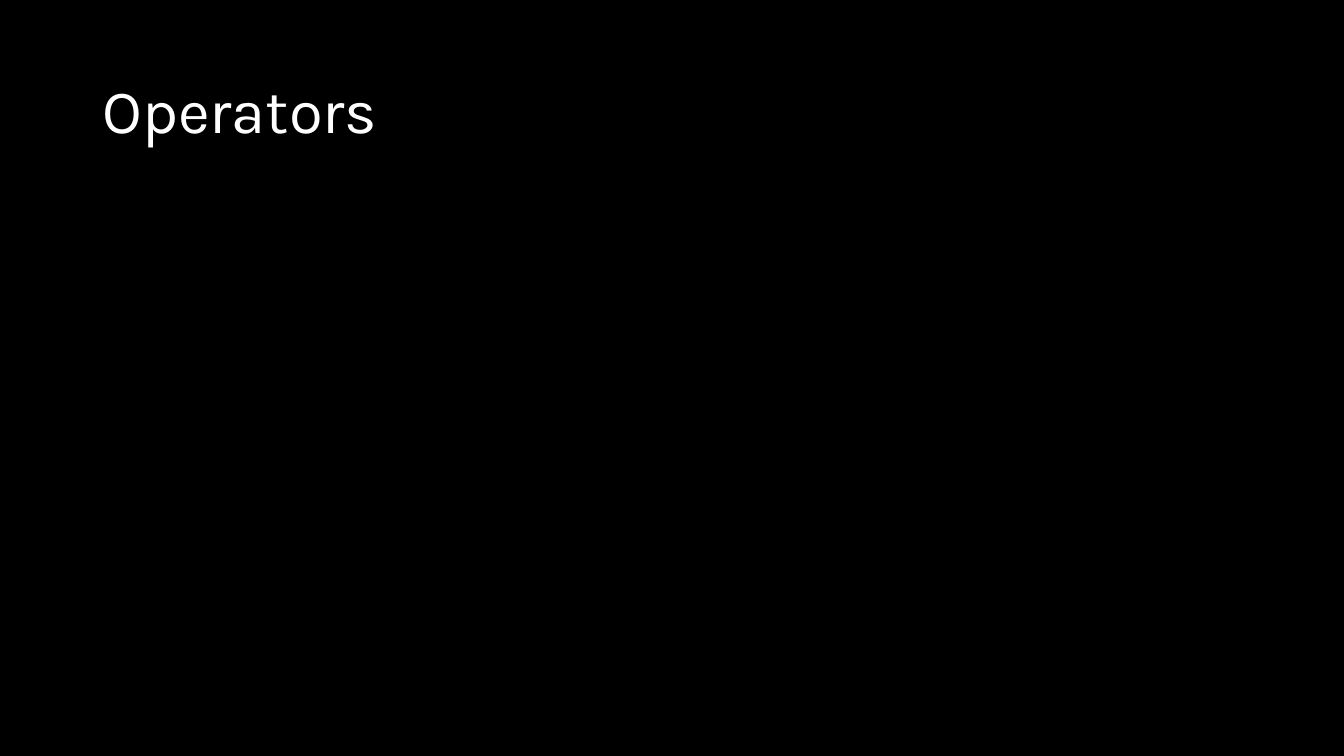
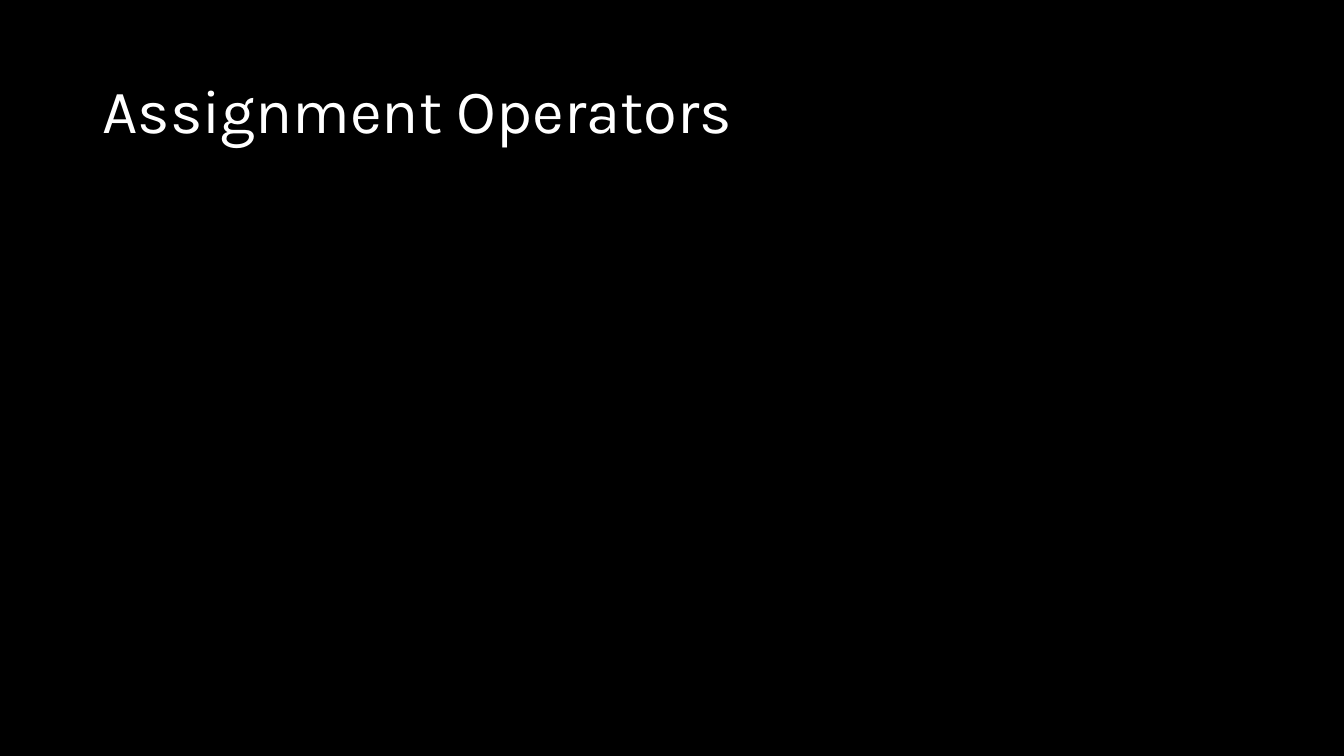
Before and after one commit to d-guh/computer-courses, a slide deck: slide 15 of intro-to-python/02/lesson-02.pptx (slide 10 before the commit). Drawn at 1344x756 pixels with LibreOffice and Linux fonts; fonts in the diff are those of the drawing; background and template pictures are left out. Boxes give left, top, right and bottom in pixels: in the first picture for what was removed or moved away, otherwise in the second. Text is boxed around its words. In the diff, an @@ line names an element or a change of style, - is before the commit and + after.

```diff
--- a/intro-to-python/02/lesson-02.pptx
+++ b/intro-to-python/02/lesson-02.pptx
@@ title at <box>102,90,732,148</box>: text changed @@
-Operators
+Assignment Operators
```
Also in this commit, not shown: 5 other slides changed, 4 slides added.
